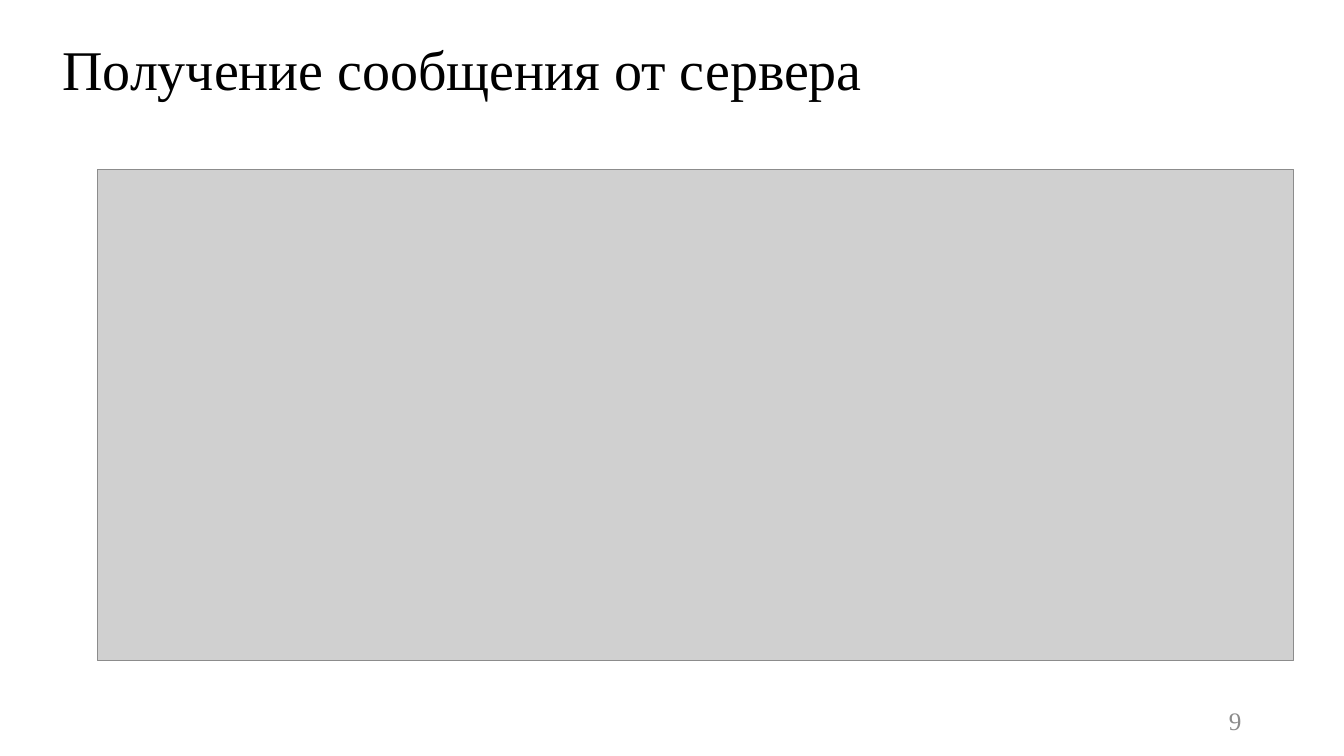
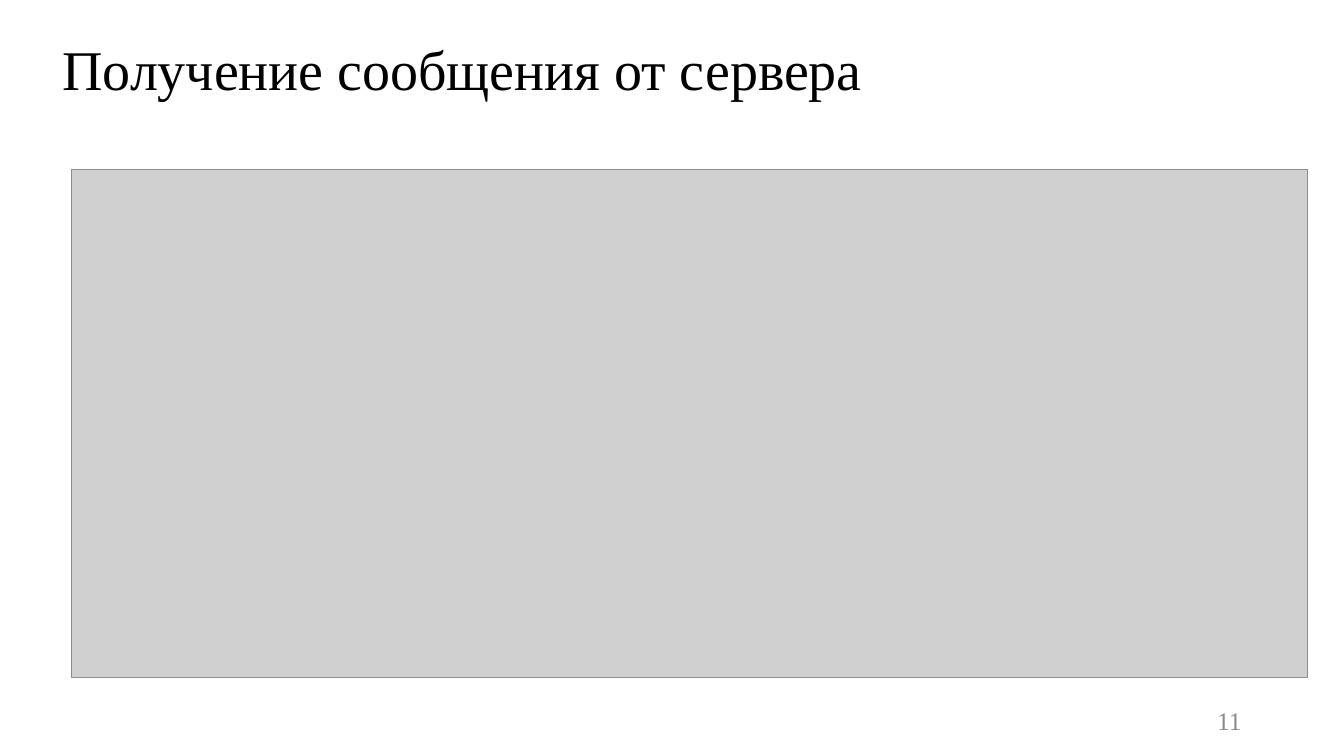
Before and after one commit to platosha-git/Diplom-theory, a slide deck: slide 11 of Презентация.pptx (slide 9 before the commit). Drawn at 1344x756 pixels with LibreOffice and Linux fonts; fonts in the diff are those of the drawing; grey boxes stand for pictures. Boxes give left, top, right and bottom in pixels: in the first picture for what was removed or moved away, otherwise in the second. Text is boxed around its words. In the diff, an @@ line names an element or a change of style, - is before the commit and + after.

```diff
--- a/Презентация.pptx
+++ b/Презентация.pptx
@@ picture: place and size @@
-picture at [97, 169, 1294, 661]
+picture at [72, 169, 1309, 678]
@@ page number at [1217, 713, 1241, 730]: text changed @@
-9
+11
```
Also in this commit, not shown: 9 other slides changed, 2 slides added, 25 other files.
